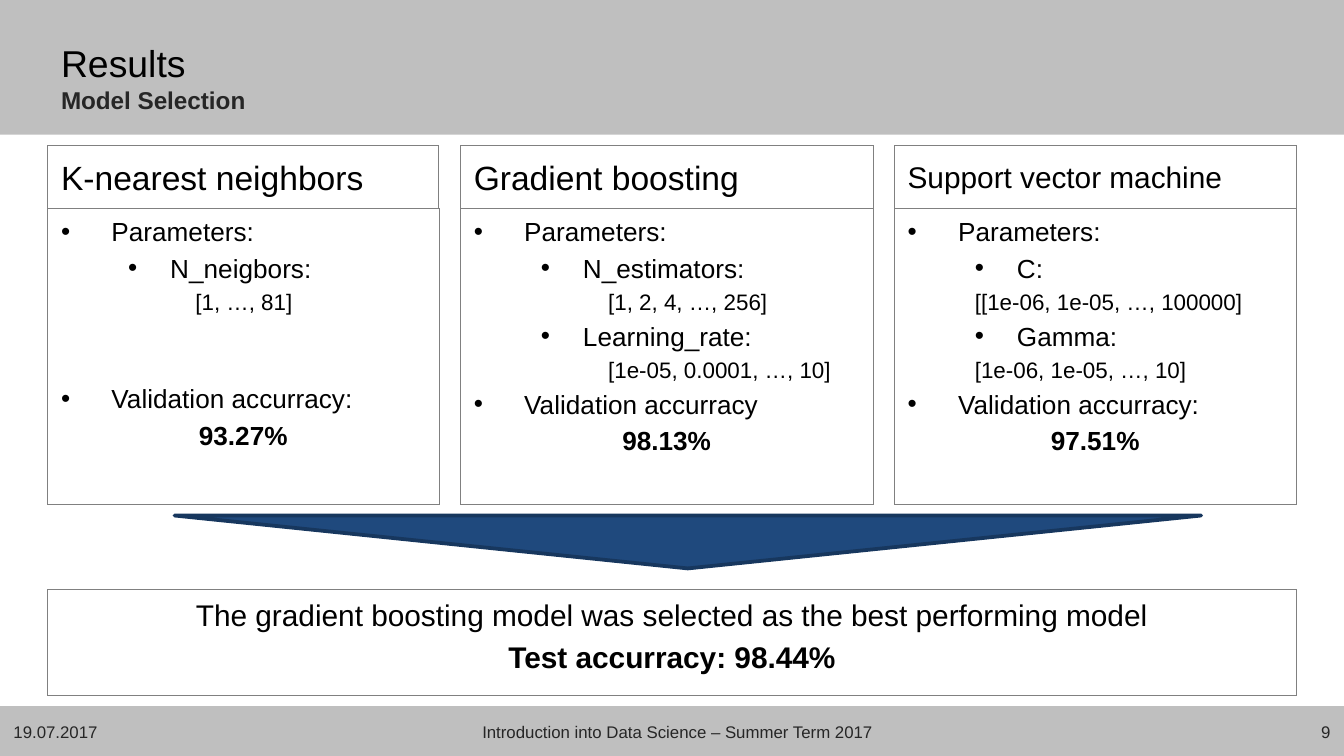
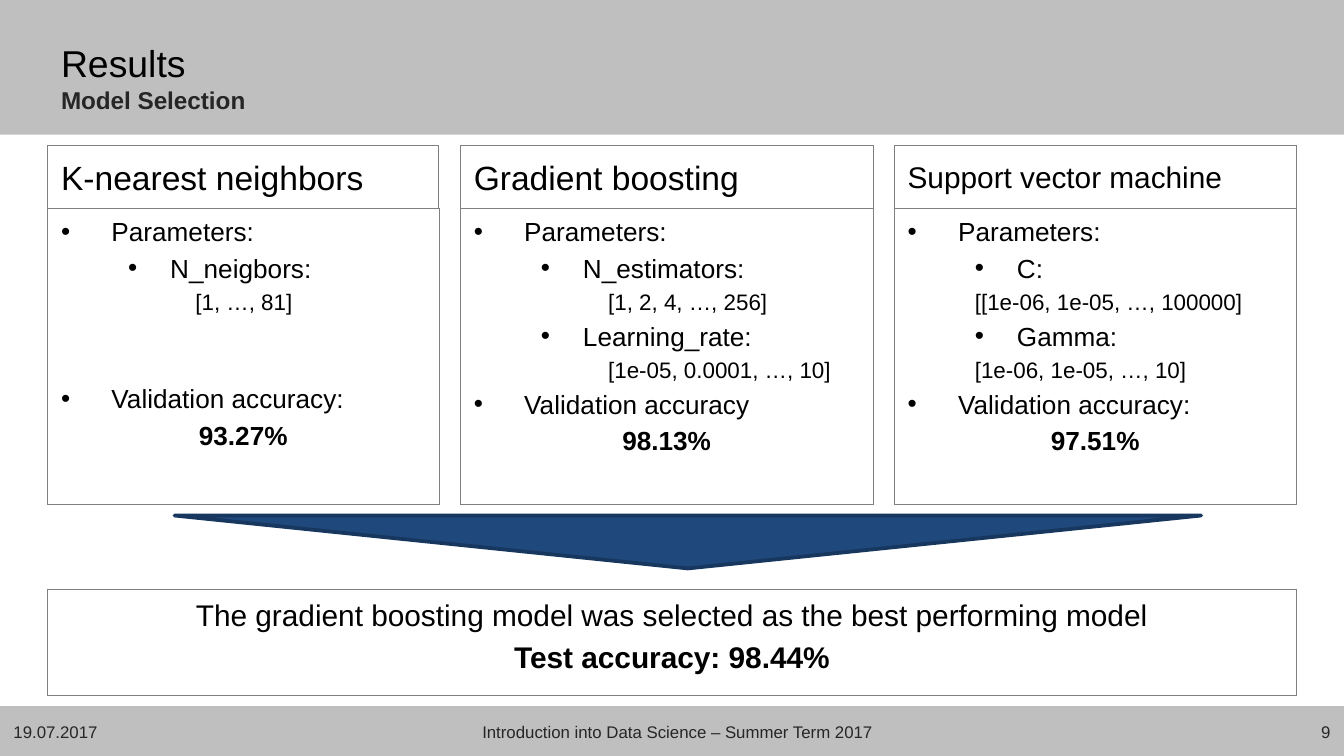
Before and after one commit to mircopp/ActivityRecognition, a slide deck: slide 9 of presentation/presentation.pptx. Drawn at 1344x756 pixels with LibreOffice and Linux fonts; fonts in the diff are those of the drawing; background and template pictures are left out. Boxes give left, top, right and bottom in pixels: in the first picture for what was removed or moved away, otherwise in the second. Text is boxed around its words. In the diff, an @@ line names an element or a change of style, - is before the commit and + after.

```diff
--- a/presentation/presentation.pptx
+++ b/presentation/presentation.pptx
@@ text at [111, 389, 344, 414]: text changed @@
-• Validation accurracy:
+• Validation accuracy:
@@ text at [524, 395, 749, 419]: text changed @@
-• Validation accurracy
+• Validation accuracy
@@ text at [958, 395, 1190, 419]: text changed @@
-• Validation accurracy:
+• Validation accuracy:
@@ text at [514, 647, 830, 673]: text changed @@
-Test accurracy: 98.44%
+Test accuracy: 98.44%
```
Also in this commit, not shown: 2 other slides changed, 3 other files.
